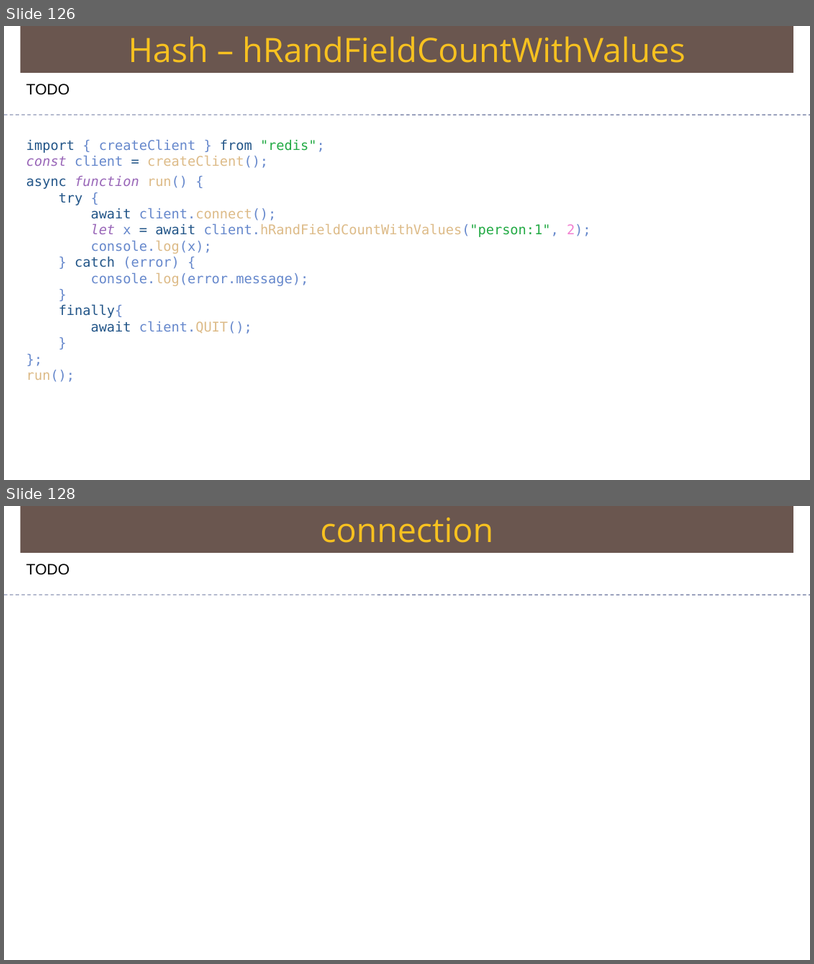
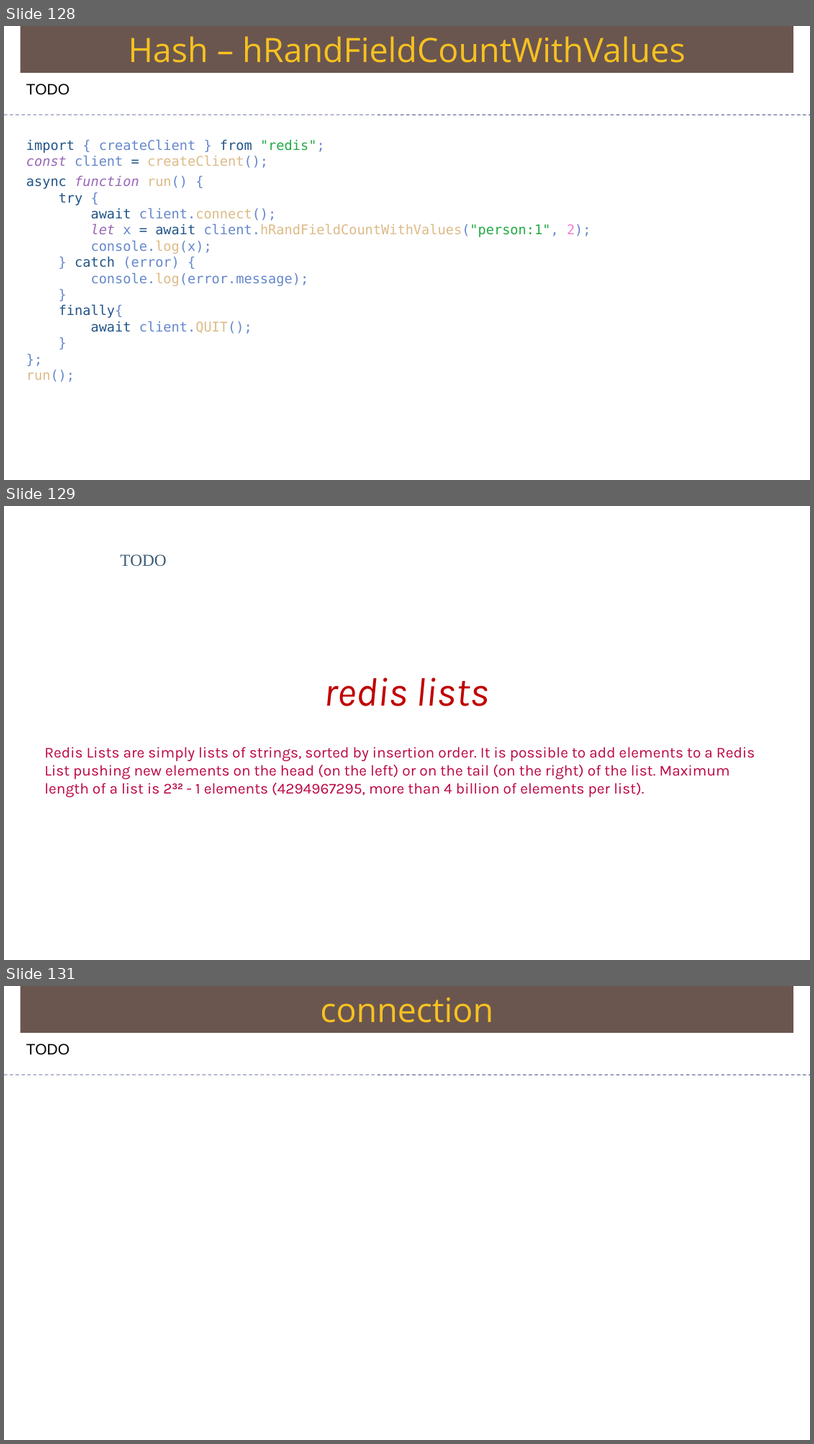
Before and after one commit to Saleel-Bagde/PPT-s, a slide deck: redis Ver2.pptx. Shown one above the other, each under a label of ours: slides 126 and 128 before the commit, slides 128, 129 and 131 after it; the slides between them are not shown. The pictures are 814x964 and 814x1444 pixels, drawn with LibreOffice and Linux fonts; fonts in the diff are those of the drawing. Boxes give left, top, right and bottom in pixels: in the first picture for what was removed or moved away, otherwise in the second. Text is boxed around its words. In the diff, an @@ line names an element or a change of style, - is before the commit and + after.

```diff
--- a/redis Ver2.pptx
+++ b/redis Ver2.pptx
@@ slide 129 added at (4, 506, 810, 960), background #FFFFFF @@
@@ text added at (120, 554, 166, 566), 20 pt, text #3E5D78 @@
+TODO
@@ text added at (324, 677, 489, 706), 48 pt, text #C00000, italic @@
+redis lists
@@ text added at (44, 746, 755, 797), 18 pt, text #BB0643 @@
+Redis Lists are simply lists of strings, sorted by insertion order. It is possible to add elements to a Redis List pushing new elements on the head (on the left) or on the tail (on the right) of the list. Maximum length of a list is 232 - 1 elements (4294967295, more than 4 billion of elements per list).
@@ what was slide 126 is now slide 128 @@
@@ what was slide 128 is now slide 131 @@
```
Also in this commit, not shown: 1 slide changed, 2 other slides added.
